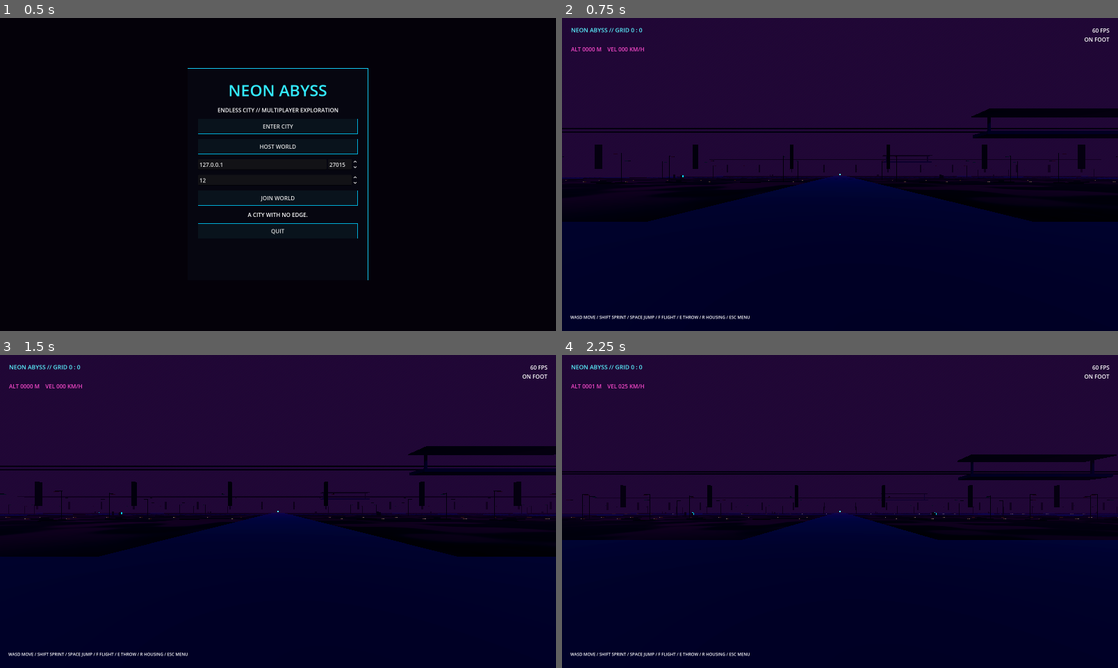
Above: before the commit, frames 1-4 (two rows, left to right).
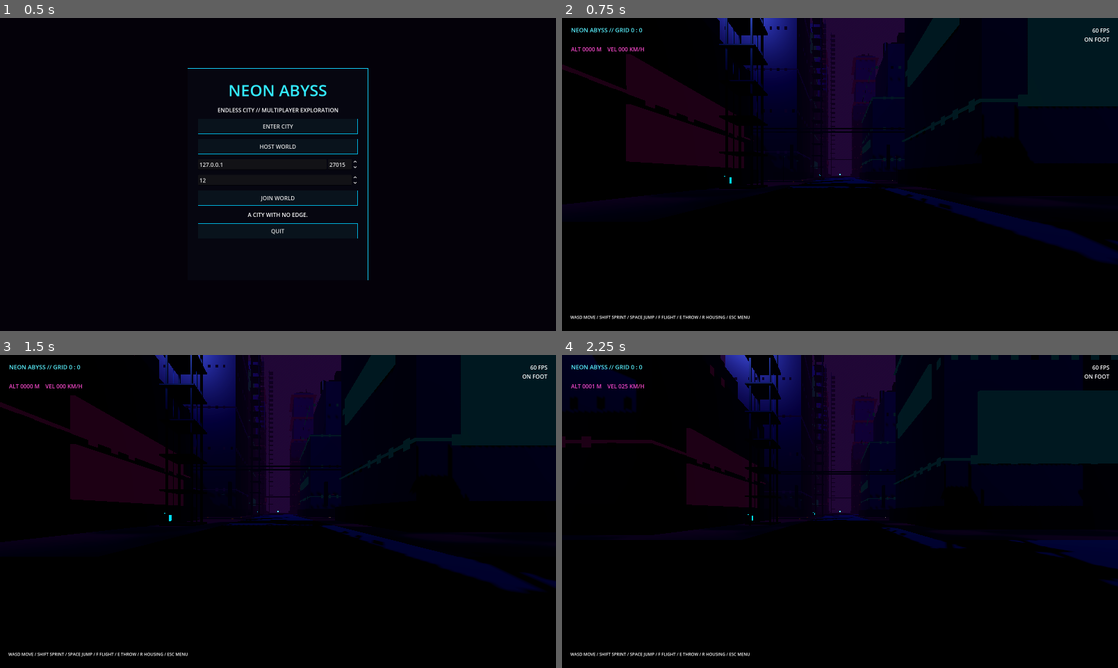
Above: after the commit, the same moments.

Repository: Liladizilla/neon-abyss
Game: Godot game, scene res://scenes/main.tscn
Two runs of this game, one before a commit and one after it. Both use one fixed random seed, a clock stepped at 60 frames per second and the inputs below.
Inputs (mouse positions are in pixels of both pictures, inside the frame that each line leads up to):
- Up to frame 1 (0.5 s): no input
- Up to frame 2 (0.75 s): click "ENTER CITY" at 0.5 s
- Up to frame 3 (1.5 s): tap Enter at 1.25 s; move the mouse to (305, 511) at 1.27 s; hold W (move_forward) from 1.28 s (still down); hold R (interact) from 1.28 s (still down)
- Up to frame 4 (2.25 s): keep holding W (move_forward); tap Space (jump) at 1.52 s; move the mouse to (812, 511) at 2.02 s; release R (interact) at 2.03 s; tap Shift (sprint) at 2.1 s

Frame 1 is identical in both runs. In frame 2, 83% of the frame differs, in the area x 0-100%, y 0-100%; in frame 3, 84%; in frame 4, 86%.
Error before the commit: Invalid call to function 'register_building' in base 'Node (rental_manager.gd)'. Expected 5 arguments. (res://scripts/city_chunk.gd:251)

Commit message:
Store tower geometry for floor-accurate apartment access

Diff:
--- a/scripts/rental_manager.gd
+++ b/scripts/rental_manager.gd
@@ -70,11 +70,11 @@
         panel.hide()
         Input.mouse_mode=Input.MOUSE_MODE_CAPTURED
         get_viewport().set_input_as_handled()
-func register_building(chunk:Vector2i,index:int,floors:int,entrance:Vector3,style:int):
+func register_building(chunk:Vector2i,index:int,floors:int,entrance:Vector3,style:int,center:Vector3,dimensions:Vector3,floor_height:float):
     var building_id="%d:%d:%d"%[chunk.x,chunk.y,index]
     if buildings.has(building_id):
         return
-    buildings[building_id]={"id":building_id,"chunk":chunk,"index":index,"floors":floors,"entrance":entrance,"style":style}
+    buildings[building_id]={"id":building_id,"chunk":chunk,"index":index,"floors":floors,"entrance":entrance,"style":style,"center":center,"dimensions":dimensions,"floor_height":floor_height}
 func unregister_chunk(chunk:Vector2i):
     for building_id in buildings.keys():
         var entry:Dictionary=buildings[building_id]
